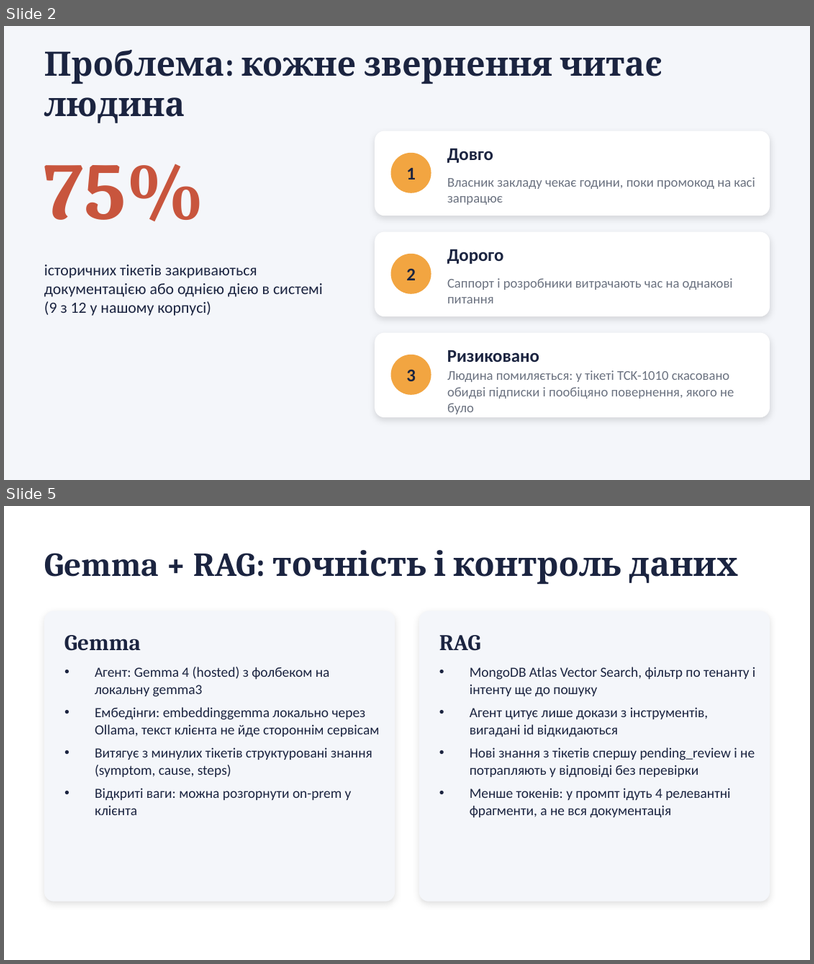
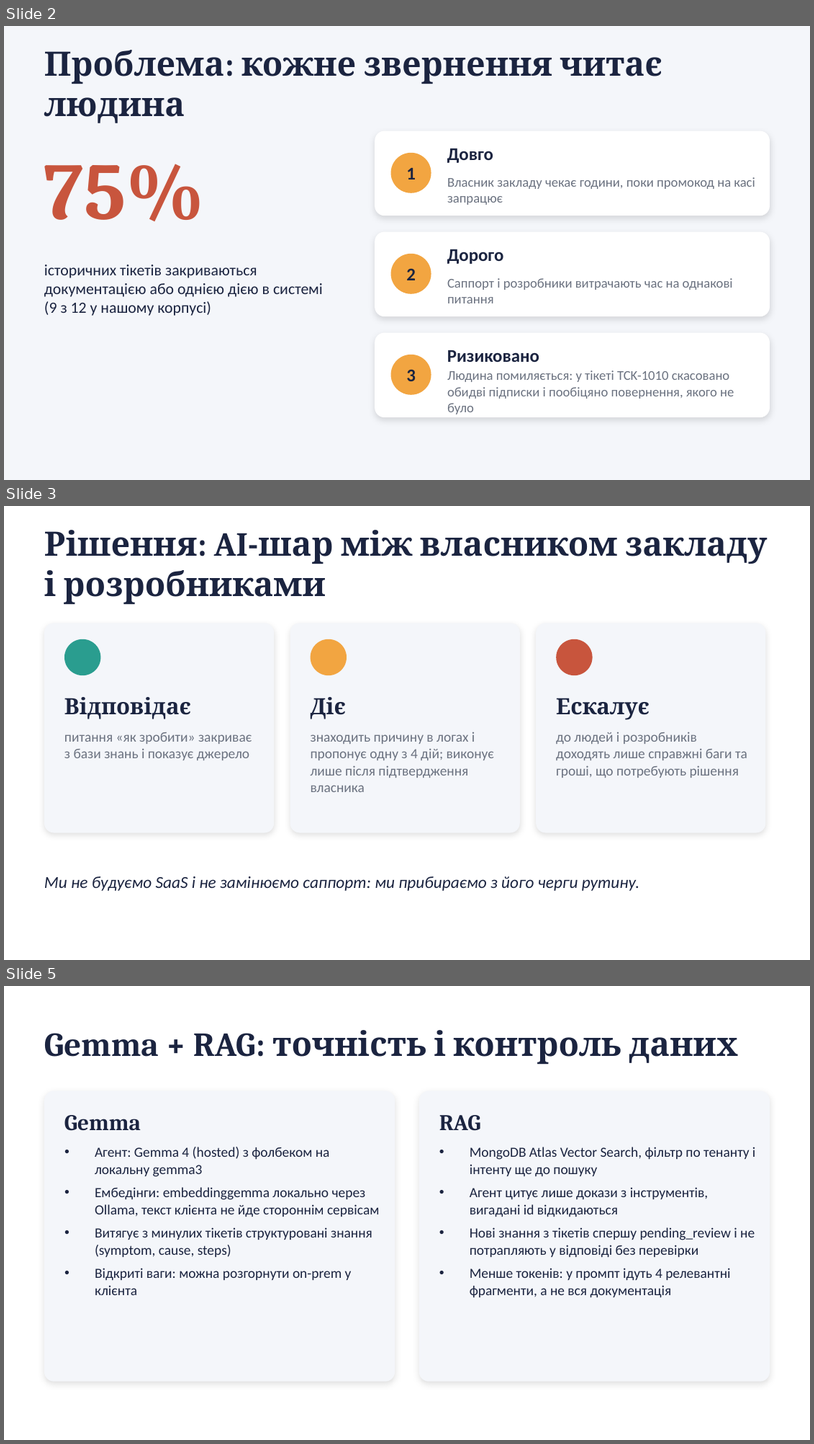
Before and after one commit to Ansandr/hackday-lviv-2026-mvp, a slide deck: docs/pitch/support-desk-pitch.pptx. Shown one above the other, each under a label of ours: slides 2 and 5 before the commit, slides 2, 3 and 5 after it; the slides between them are not shown. The pictures are 814x964 and 814x1444 pixels, drawn with LibreOffice and Linux fonts; fonts in the diff are those of the drawing. Boxes give left, top, right and bottom in pixels: in the first picture for what was removed or moved away, otherwise in the second. Text is boxed around its words. In the diff, an @@ line names an element or a change of style, - is before the commit and + after.

```diff
--- a/docs/pitch/support-desk-pitch.pptx
+++ b/docs/pitch/support-desk-pitch.pptx
@@ slide 3 added at (4, 506, 810, 960), background #FFFFFF @@
@@ text added at (44, 530, 767, 605), 30 pt, text #1B2440, bold @@
+Рішення: AI-шар між власником закладу і розробниками
@@ rounded rectangle added at (44, 623, 274, 833), fill #F4F6FA @@
@@ rounded rectangle added at (291, 623, 520, 833), fill #F4F6FA @@
@@ rounded rectangle added at (536, 623, 766, 833), fill #F4F6FA @@
@@ ellipse added at (64, 639, 100, 675), fill #2A9D8F @@
@@ ellipse added at (311, 639, 347, 675), fill #F2A541 @@
@@ ellipse added at (556, 639, 593, 675), fill #C8553D @@
@@ text added at (64, 697, 191, 719), 20 pt, text #1B2440, bold @@
+Відповідає
@@ text added at (311, 697, 346, 719), 20 pt, text #1B2440, bold @@
+Діє
@@ text added at (556, 698, 650, 720), 20 pt, text #1B2440, bold @@
+Ескалує
@@ text added at (64, 732, 252, 760), 12.5 pt, text #6B7280 @@
+питання «як зробити» закриває з бази знань і показує джерело
@@ text added at (311, 732, 494, 792), 12.5 pt, text #6B7280 @@
+знаходить причину в логах і пропонує одну з 4 дій; виконує лише після підтвердження власника
@@ text added at (556, 732, 748, 777), 12.5 pt, text #6B7280 @@
+до людей і розробників доходять лише справжні баги та гроші, що потребують рішення
@@ text added at (44, 876, 640, 890), 15 pt, text #1B2440, italic @@
+Ми не будуємо SaaS і не замінюємо саппорт: ми прибираємо з його черги рутину.
```
Also in this commit, not shown: 5 slides changed, 1 other slide added, 2 other files.
